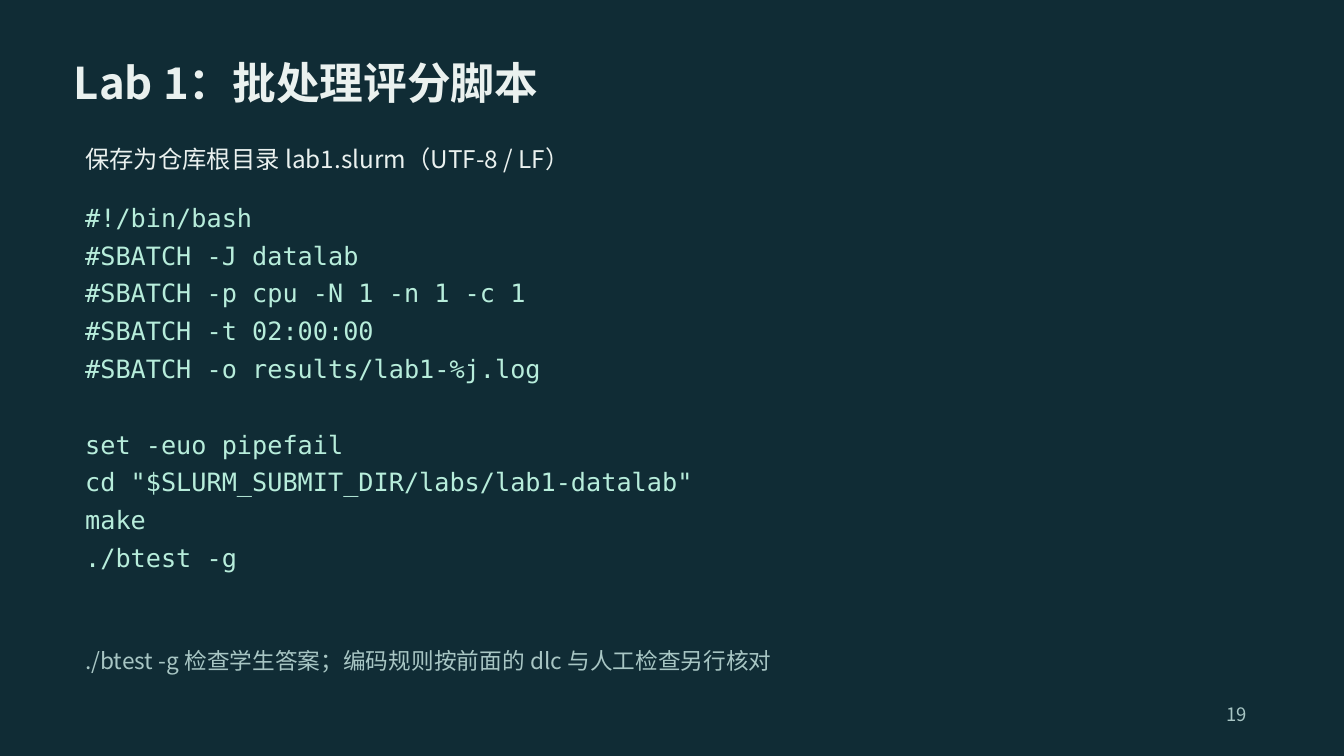
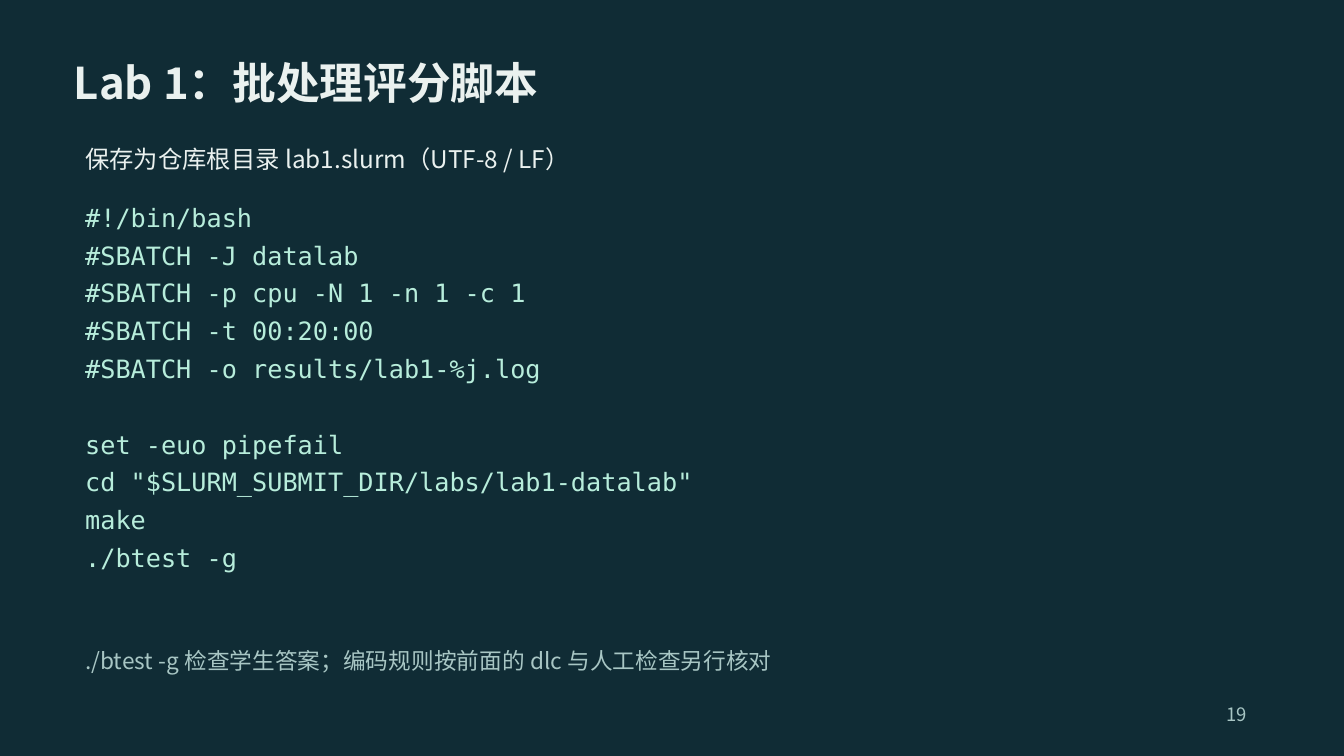
Before and after one commit to 2026-fall-calabs/calabs-2026-fall-starter, a slide deck: slide 19 of docs/交我算平台Lab运行指南-学生版.pptx. Drawn at 1344x756 pixels with LibreOffice and Linux fonts; fonts in the diff are those of the drawing. Boxes give left, top, right and bottom in pixels: in the first picture for what was removed or moved away, otherwise in the second. Text is boxed around its words. In the diff, an @@ line names an element or a change of style, - is before the commit and + after.

```diff
--- a/docs/交我算平台Lab运行指南-学生版.pptx
+++ b/docs/交我算平台Lab运行指南-学生版.pptx
@@ text at (85, 321, 373, 341): text changed @@
-#SBATCH -t 02:00:00
+#SBATCH -t 00:20:00
```
Also in this commit, not shown: 13 other slides changed, 1 other file.
